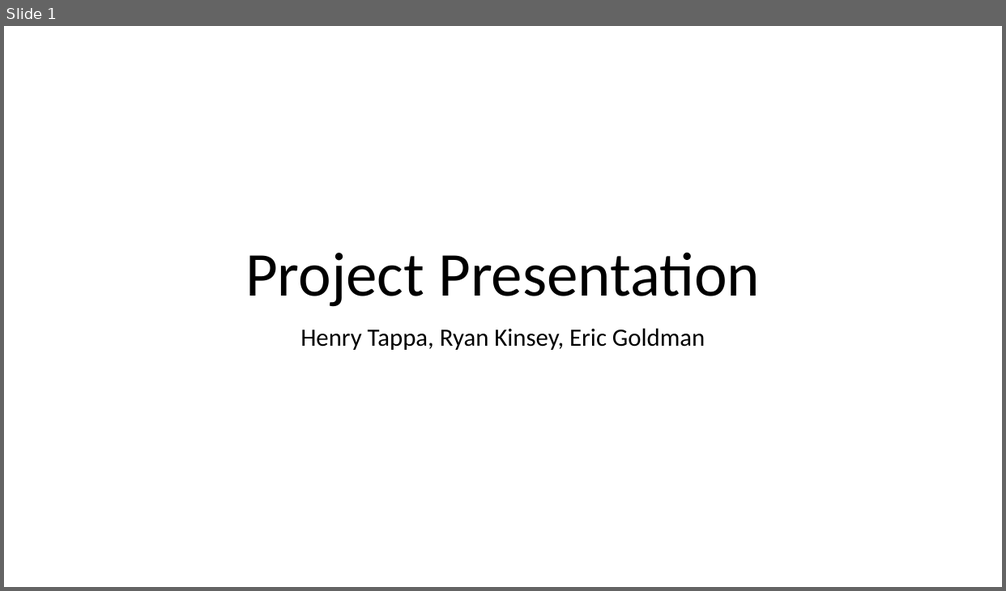
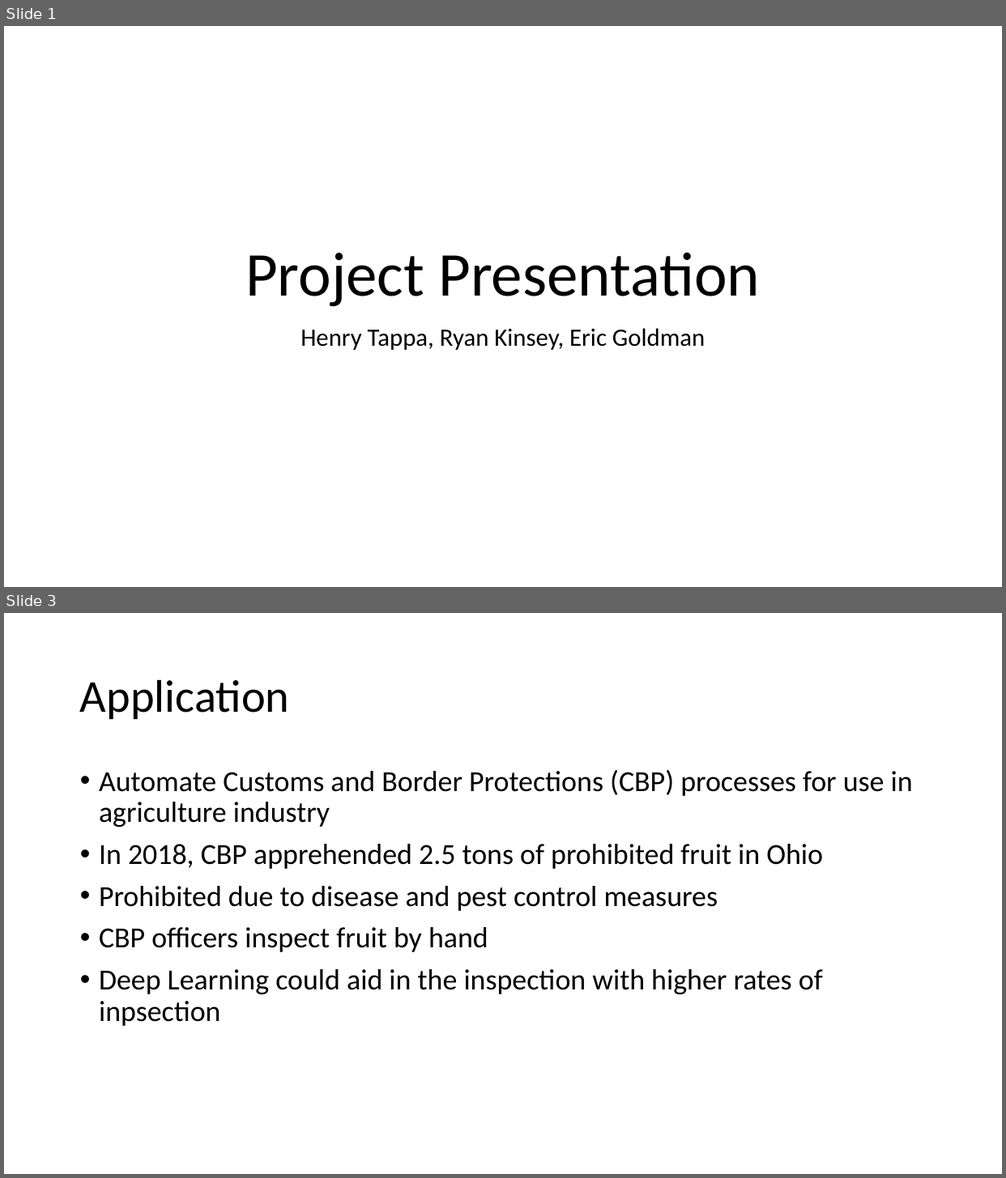
Before and after one commit to htappa/CNN-ImageClassification, a slide deck: Final-Group-Presentation/Group4ProjectPresentation.pptx. Shown one above the other, each under a label of ours: slide 1 before the commit, slides 1 and 3 after it; the slides between them are not shown. The pictures are 1006x591 and 1006x1178 pixels, drawn with LibreOffice and Linux fonts; fonts in the diff are those of the drawing. Boxes give left, top, right and bottom in pixels: in the first picture for what was removed or moved away, otherwise in the second. Text is boxed around its words. In the diff, an @@ line names an element or a change of style, - is before the commit and + after.

```diff
--- a/Final-Group-Presentation/Group4ProjectPresentation.pptx
+++ b/Final-Group-Presentation/Group4ProjectPresentation.pptx
@@ slide 3 added at (4, 613, 1002, 1174), background #FFFFFF @@
@@ title added at (80, 679, 290, 719), 44 pt, text #000000 @@
+Application
@@ text added at (99, 770, 913, 1026), 28 pt, text #000000 @@
+• Automate Customs and Border Protections (CBP) processes for use in agriculture industry
+• In 2018, CBP apprehended 2.5 tons of prohibited fruit in Ohio
+• Prohibited due to disease and pest control measures
+• CBP officers inspect fruit by hand
+• Deep Learning could aid in the inspection with higher rates of inpsection
```
Also in this commit, not shown: 8 other slides added, 1 other file.
